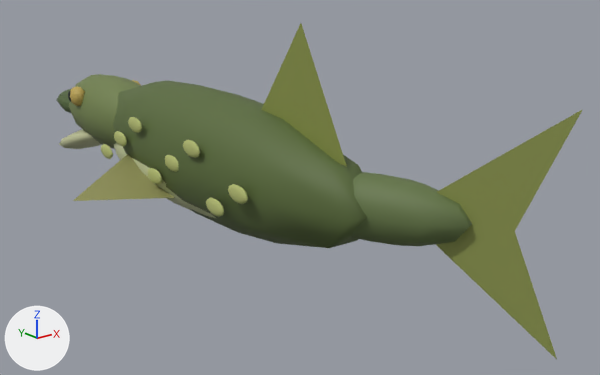
The glTF model public/models/pike.glb as it was, and as the next commit left it.
Before and after are seen from a camera (50 mm lens) standing at (-1.54, -2.49, 0.76) and looking at (0.29, -0.2, -0.15). Every picture has the same lights, and +X, +Y and +Z are marked at lower left. The picture after the commit comes second. Both versions are drawn at frame 2 of the action 'attack'; the numbers are the values there.
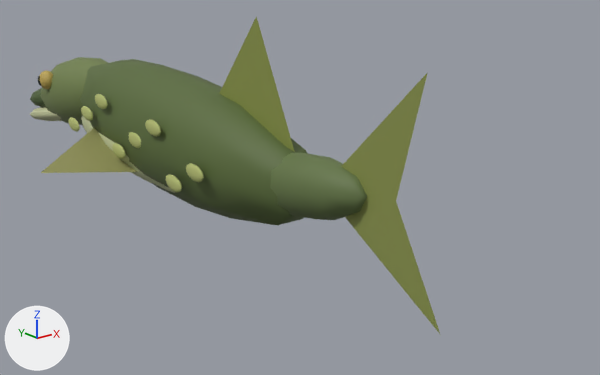
ob_visual is not drawn itself; it is the parent of ob_head, ob_tail, ob_mesh_3.
ob_head is not drawn itself; it is the parent of ob_jaw, ob_mesh_1.
ob_jaw is not drawn itself; it is the parent of ob_mesh_0.
ob_tail is not drawn itself; it is the parent of ob_mesh_2.

The change, as JSON lines over the scene's bpy script:
```json
{"op": "set", "path": "ob_visual.parent", "old": "ob_pike", "new": "ob_combatmotion"}
{"op": "set", "path": "ob_visual.rotation_euler", "old": "(0.0, 0.0, -0.0504)", "new": "(0.0, 0.0, -0.027)", "note": "degrees (0, 0, -2.9) -> degrees (0, 0, -1.5)"}
{"op": "set", "path": "ob_head.rotation_euler", "old": "(0.0, 0.0, 0.0)", "new": "(-0.246, 0.0, 0.0)", "note": "degrees (0, 0, 0) -> degrees (-14, 0, 0)"}
{"op": "set", "path": "ob_jaw.rotation_euler", "old": "(-0.302, 0.0, 0.0)", "new": "(0.00143, 0.0, 0.0)", "note": "degrees (-17, 0, 0) -> degrees (0.1, 0, 0)"}
{"op": "set", "path": "ob_tail.rotation_euler", "old": "(0.0, 0.0, 0.44)", "new": "(-0.193, 0.0, 0.0)", "note": "degrees (0, 0, 25) -> degrees (-11, 0, 0)"}
{"op": "add", "block": "ob_combatmotion", "code": ["ob_combatmotion = bpy.data.objects.new('CombatMotion', None)", "ob_combatmotion.parent = ob_pike", "ob_combatmotion.location = (0.0, 0.267, 0.0345)", "ob_combatmotion.rotation_euler = (0.059, -0.0000376, 0.000952)  # degrees (3.4, 0, 0.1)"]}
```

Location of each change, [x1, y1, x2, y2] in pixels of the pictures (600 x 375 px):
```json
{"object": "Mesh_3", "change": "moved, turned", "before": [73, 23, 367, 248], "after": [41, 16, 307, 225]}
{"object": "Mesh_2", "change": "moved, turned", "before": [352, 109, 583, 359], "after": [270, 72, 441, 335]}
{"object": "Mesh_1", "change": "moved, turned", "before": [57, 74, 141, 149], "after": [30, 57, 108, 125]}
{"object": "Mesh_0", "change": "moved, turned", "before": [59, 129, 102, 149], "after": [30, 107, 62, 121]}
```
